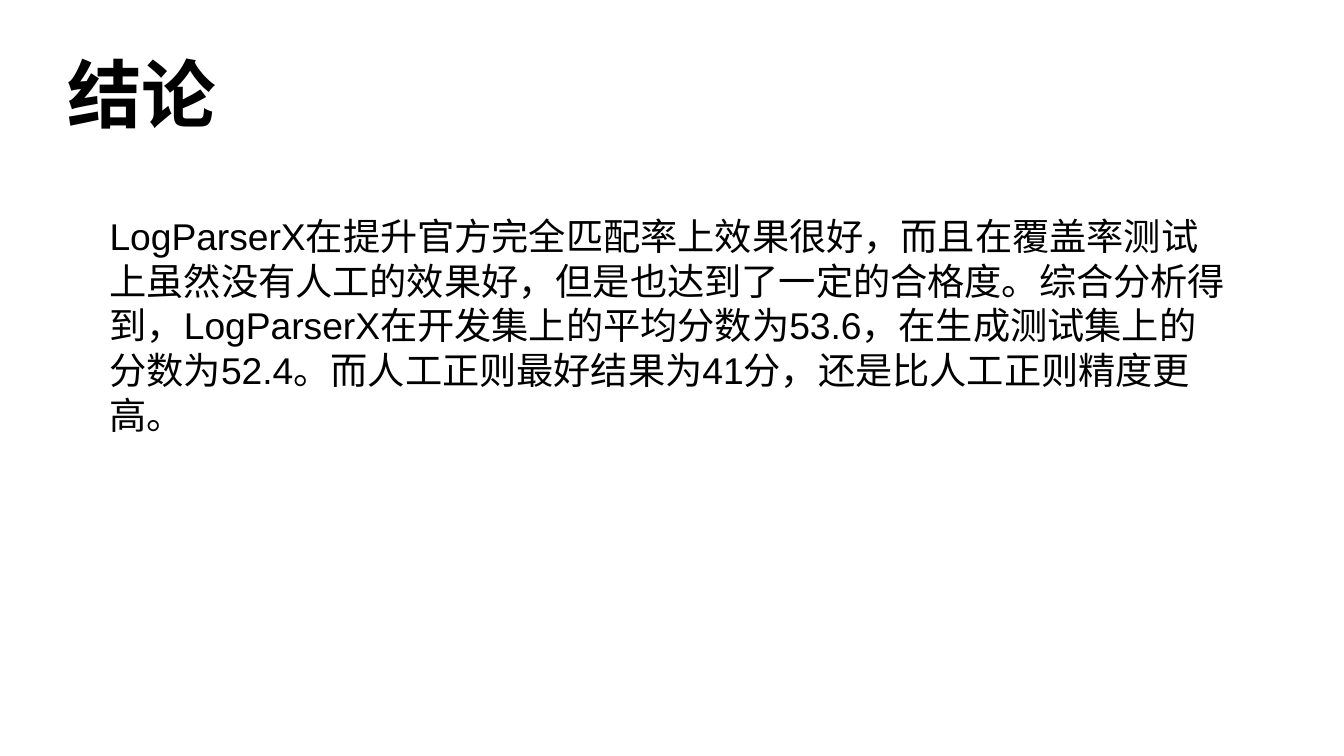
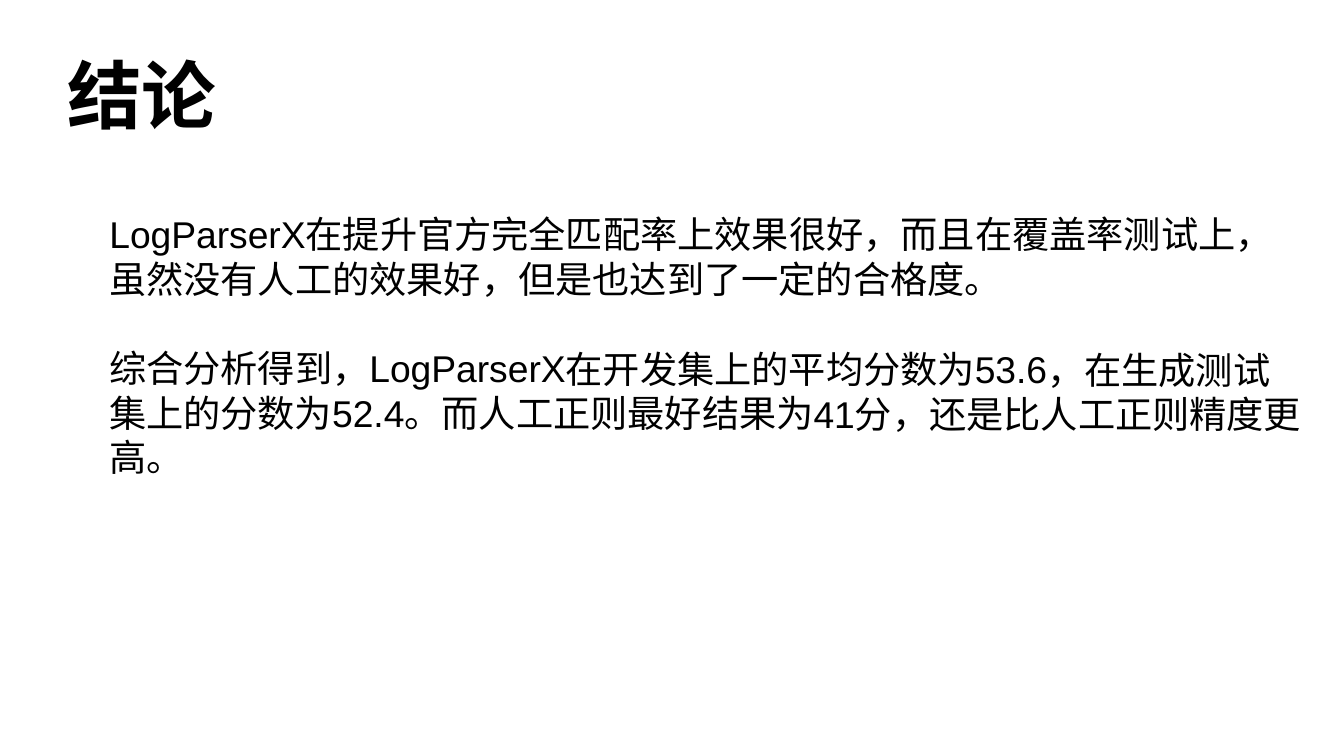
Before and after one commit to Noah4Puppy/LogParserX, a slide deck: slide 10 of refs/docs/LogParserX-initial Presentation.pptx (slide 8 before the commit). Drawn at 1344x756 pixels with LibreOffice and Linux fonts; fonts in the diff are those of the drawing. Boxes give left, top, right and bottom in pixels: in the first picture for what was removed or moved away, otherwise in the second. Text is boxed around its words. In the diff, an @@ line names an element or a change of style, - is before the commit and + after.

```diff
--- a/refs/docs/LogParserX-initial Presentation.pptx
+++ b/refs/docs/LogParserX-initial Presentation.pptx
@@ text at bbox=[109, 219, 1302, 474]: text changed @@
-LogParserX在提升官方完全匹配率上效果很好，而且在覆盖率测试上虽然没有人工的效果好，但是也达到了一定的合格度。综合分析得到，LogParserX在开发集上的平均分数为53.6，在生成测试集上的分数为52.4。而人工正则最好结果为41分，还是比人工正则精度更高。
+LogParserX在提升官方完全匹配率上效果很好，而且在覆盖率测试上，虽然没有人工的效果好，但是也达到了一定的合格度。
+综合分析得到，LogParserX在开发集上的平均分数为53.6，在生成测试集上的分数为52.4。而人工正则最好结果为41分，还是比人工正则精度更高。
```
Also in this commit, not shown: 6 other slides changed, 2 slides added.
